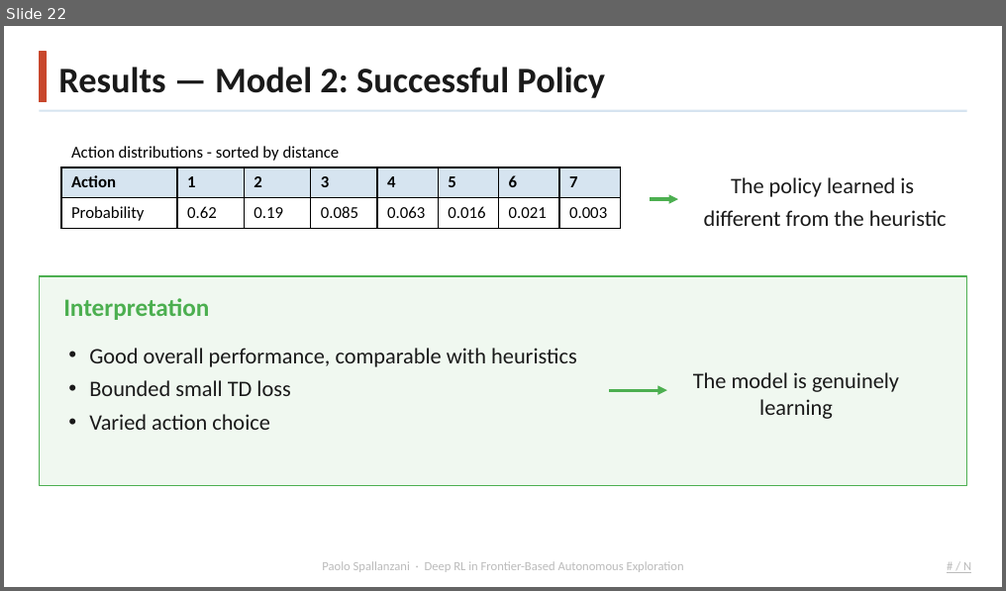
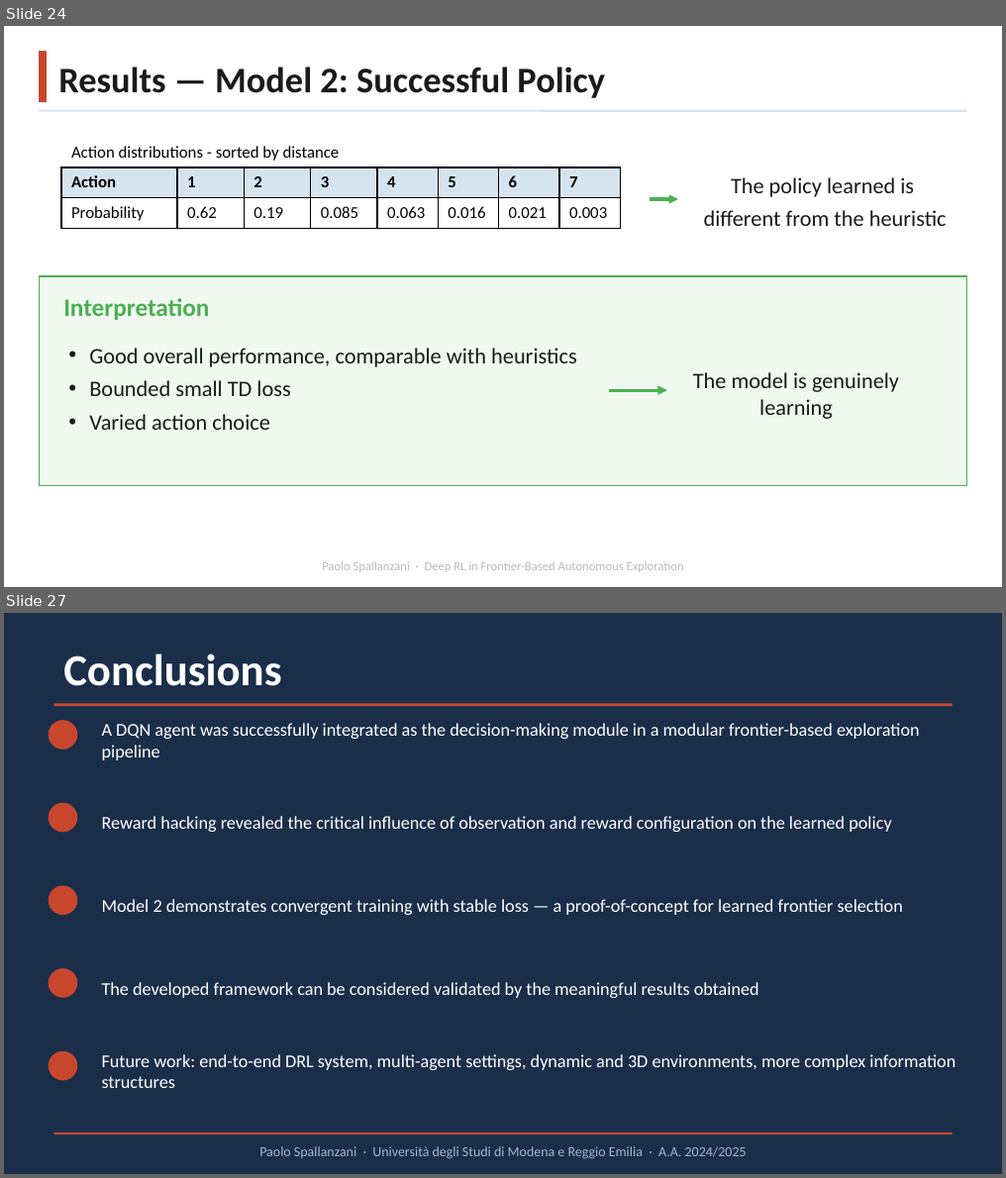
Before and after one commit to Paolo-Spall/presentazione_tesi_dae, a slide deck: presentation_1.pptx. Shown one above the other, each under a label of ours: slide 22 before the commit, slides 24 and 27 after it; the slides between them are not shown. The pictures are 1006x591 and 1006x1178 pixels, drawn with LibreOffice and Linux fonts; fonts in the diff are those of the drawing; background and template pictures are left out. Boxes give left, top, right and bottom in pixels: in the first picture for what was removed or moved away, otherwise in the second. Text is boxed around its words. In the diff, an @@ line names an element or a change of style, - is before the commit and + after.

```diff
--- a/presentation_1.pptx
+++ b/presentation_1.pptx
@@ slide 27 added at (4, 613, 1002, 1174), background #1A2E4A @@
@@ text added at (63, 654, 281, 686), 32 pt, text #FFFFFF, bold @@
+Conclusions
@@ ellipse added at (49, 721, 77, 749), fill #C8472C, outline #C8472C 1 pt @@
@@ line added from (54, 705) to (952, 705), #C8472C 2 pt @@
@@ text added at (102, 723, 920, 761), 13 pt, text #FFFFFF @@
+A DQN agent was successfully integrated as the decision-making module in a modular frontier-based exploration pipeline
@@ ellipse added at (49, 804, 77, 832), fill #C8472C, outline #C8472C 1 pt @@
@@ text added at (102, 816, 891, 832), 13 pt, text #FFFFFF @@
+Reward hacking revealed the critical influence of observation and reward configuration on the learned policy
@@ ellipse added at (49, 886, 77, 914), fill #C8472C, outline #C8472C 1 pt @@
@@ text added at (102, 899, 903, 915), 13 pt, text #FFFFFF @@
+Model 2 demonstrates convergent training with stable loss — a proof-of-concept for learned frontier selection
@@ ellipse added at (49, 969, 77, 997), fill #C8472C, outline #C8472C 1 pt @@
@@ text added at (102, 982, 759, 998), 13 pt, text #FFFFFF @@
+The developed framework can be considered validated by the meaningful results obtained
@@ ellipse added at (49, 1053, 77, 1080), fill #C8472C, outline #C8472C 1 pt @@
@@ text added at (102, 1055, 955, 1088), 13 pt, text #FFFFFF @@
+Future work: end-to-end DRL system, multi-agent settings, dynamic and 3D environments, more complex information structures
@@ line added from (54, 1134) to (952, 1134), #C8472C 1.5 pt @@
@@ text added at (259, 1147, 746, 1159), 10 pt, text #9DB8D4 @@
+Paolo Spallanzani · Università degli Studi di Modena e Reggio Emilia · A.A. 2024/2025
@@ what was slide 22 is now slide 24 @@
@@ slide 24 changed as well @@
@@ text removed at (963, 563, 971, 573) @@
-# / N
```
Also in this commit, not shown: 22 other slides changed, 5 other slides added, 3 other files.
